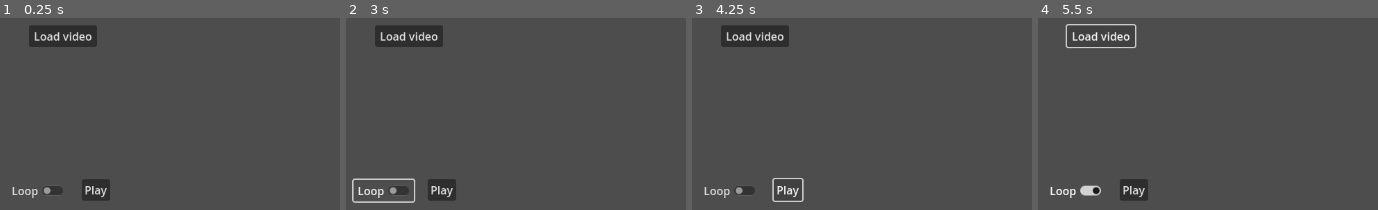
Above: before the commit, frames 1-4 (left to right).
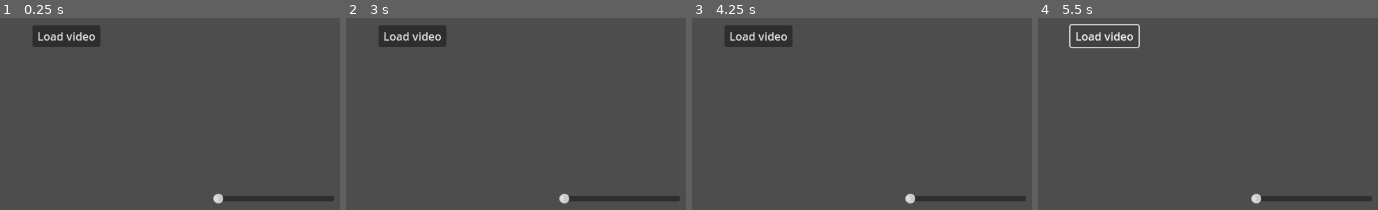
Above: after the commit, the same moments.

Repository: theRealDyer/VideoMouseTrackingSoftware
Game: Godot game, scene res://mainVideoTest.tscn
Same seed, same stepped clock (60 frames per second), same inputs: the game is played once before the commit and once after it.
Inputs (mouse positions are in pixels of both pictures, inside the frame that each line leads up to):
- Up to frame 1 (0.25 s): no input
- Up to frame 2 (3 s): click (383, 190) at 0.5 s, where only the run before the commit has a clickable "Loop"; click (441, 190) at 1.25 s, where only the run before the commit has a clickable "Play"; click (441, 190) at 2 s, where only the run before the commit has a clickable "Play"; click (383, 190) at 2.75 s, where only the run before the commit has a clickable "Loop"
- Up to frame 3 (4.25 s): click (787, 190) at 3.5 s, where only the run before the commit has a clickable "Play"
- Up to frame 4 (5.5 s): click (1075, 190) at 4.25 s, where only the run before the commit has a clickable "Loop"; click "Load video" at 5 s

The runs differ from the first frame. In frame 1, 2.9% of the frame differs, in the area x 3-99%, y 4-97%; in frame 2, 3.4%, in the area x 1-99%, y 4-97%; in frame 3, 2.5%; in frame 4, 3.1%.

Commit message:
Fixed bug with buttons remaining focused

Diff:
--- a/mainVideoTest.gd
+++ b/mainVideoTest.gd
@@ -4,6 +4,7 @@
 @onready var videoPlayer = $VideoStreamPlayer
 @onready var start = $Start
 @onready var loop = $Loop
+@onready var iZoom = $InitialZoom
 
 func _ready():
 	# Linking signals
@@ -25,6 +26,8 @@
 	videoPlayer.play()
 	videoPlayer.paused=true
 	$LoadVideo.hide()
+	start.show()
+	loop.show()
 
 func _loop_video() -> void:
 	# Loop video button
@@ -33,17 +36,21 @@
 	# Invert booleen
 	videoPlayer.loop=!is_looped
 
+	loop.release_focus() # Ensures spacepress doesn't trigger button
+
 func _play_video() -> void:
 	# Play/Pause button
 	var paused=videoPlayer.paused
 	# Invert state
 	videoPlayer.paused=!paused
 
+	start.release_focus()# Ensures spacepress doesn't trigger button
+
 
 func _show_load_button() -> void:
 	$LoadVideo.show()
 
-func _input(event):
+func _input(event) -> void:
 	# Quit if pressing q
 	if event.is_action_pressed('quit'):
 		videoPlayer.stop()
--- a/mainVideoTest.tscn
+++ b/mainVideoTest.tscn
@@ -30,13 +30,14 @@
 
 [node name="LoadVideo" type="Button" parent="."]
 layout_mode = 0
-offset_left = -55.0
+offset_left = -50.0
 offset_top = 50.0
-offset_right = 43.0
+offset_right = 48.0
 offset_bottom = 81.0
 text = "Load video"
 
 [node name="Start" type="Button" parent="."]
+visible = false
 layout_mode = 0
 offset_left = 21.0
 offset_top = 272.0
@@ -45,6 +46,7 @@
 text = "Play"
 
 [node name="Loop" type="CheckButton" parent="."]
+visible = false
 layout_mode = 0
 offset_left = -86.0
 offset_top = 273.0
@@ -52,5 +54,14 @@
 offset_bottom = 304.0
 text = "Loop"
 
+[node name="InitialZoom" type="HSlider" parent="."]
+layout_mode = 0
+offset_left = 210.0
+offset_top = 292.0
+offset_right = 385.0
+offset_bottom = 308.0
+min_value = 1.0
+value = 1.0
+
 [connection signal="file_selected" from="FileDialog" to="." method="_on_file_dialog_file_selected"]
 [connection signal="pressed" from="LoadVideo" to="." method="_on_load_image_pressed"]
